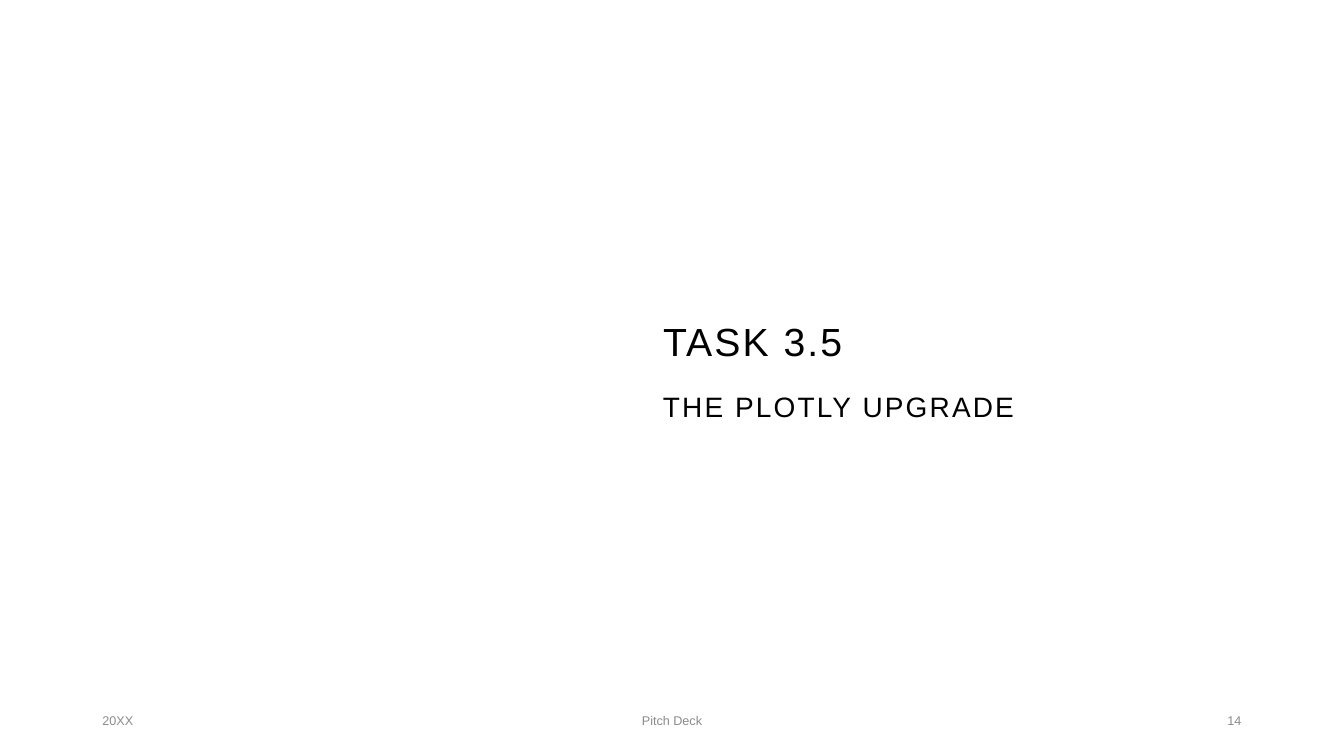
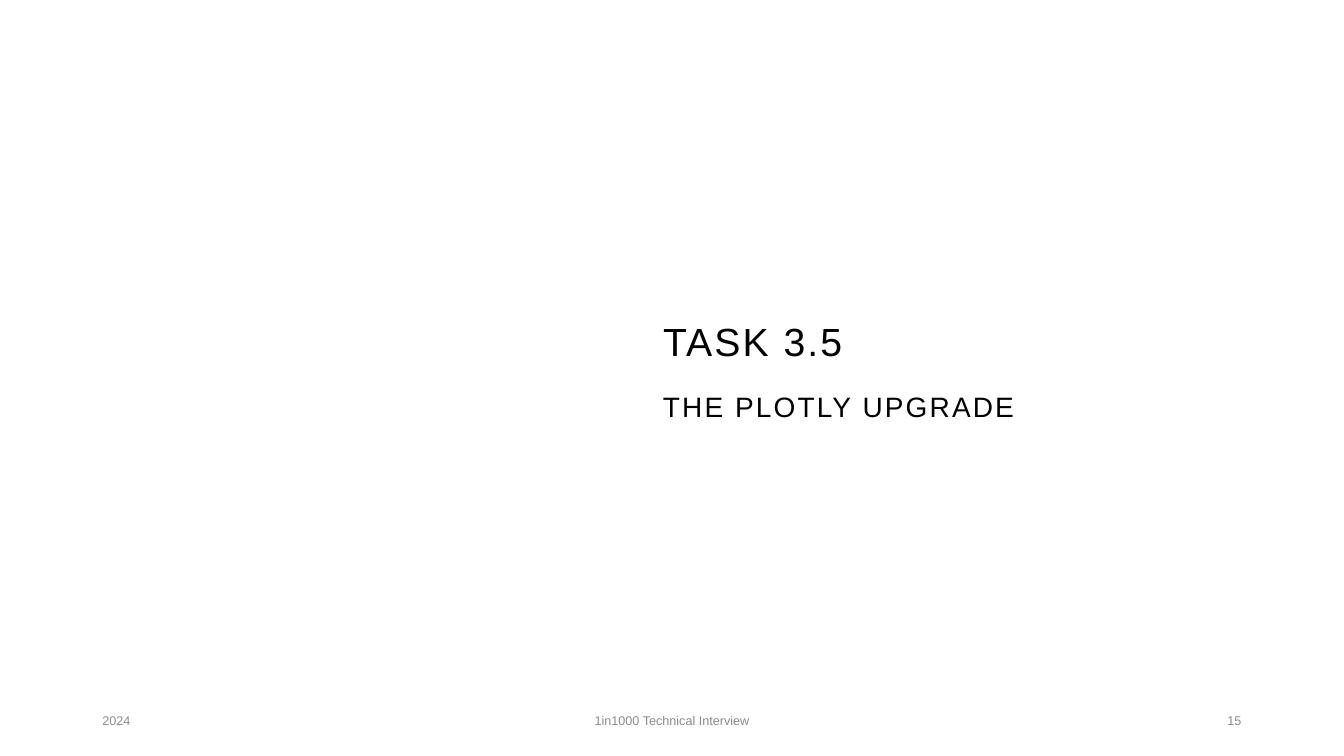
Before and after one commit to moweyssi/1in1000, a slide deck: slide 15 of 1in1000.pptx (slide 14 before the commit). Drawn at 1344x756 pixels with LibreOffice and Linux fonts; fonts in the diff are those of the drawing; background and template pictures are left out. Boxes give left, top, right and bottom in pixels: in the first picture for what was removed or moved away, otherwise in the second. Text is boxed around its words. In the diff, an @@ line names an element or a change of style, - is before the commit and + after.

```diff
--- a/1in1000.pptx
+++ b/1in1000.pptx
@@ text at bbox=[102, 716, 130, 725]: text changed @@
-20XX
+2024
@@ text at bbox=[595, 716, 749, 725]: text changed @@
-Pitch Deck
+1in1000 Technical Interview
@@ page number at bbox=[1227, 716, 1241, 725]: text changed @@
-14
+15
```
Also in this commit, not shown: 14 other slides changed, 1 slide added, 4 other files.
